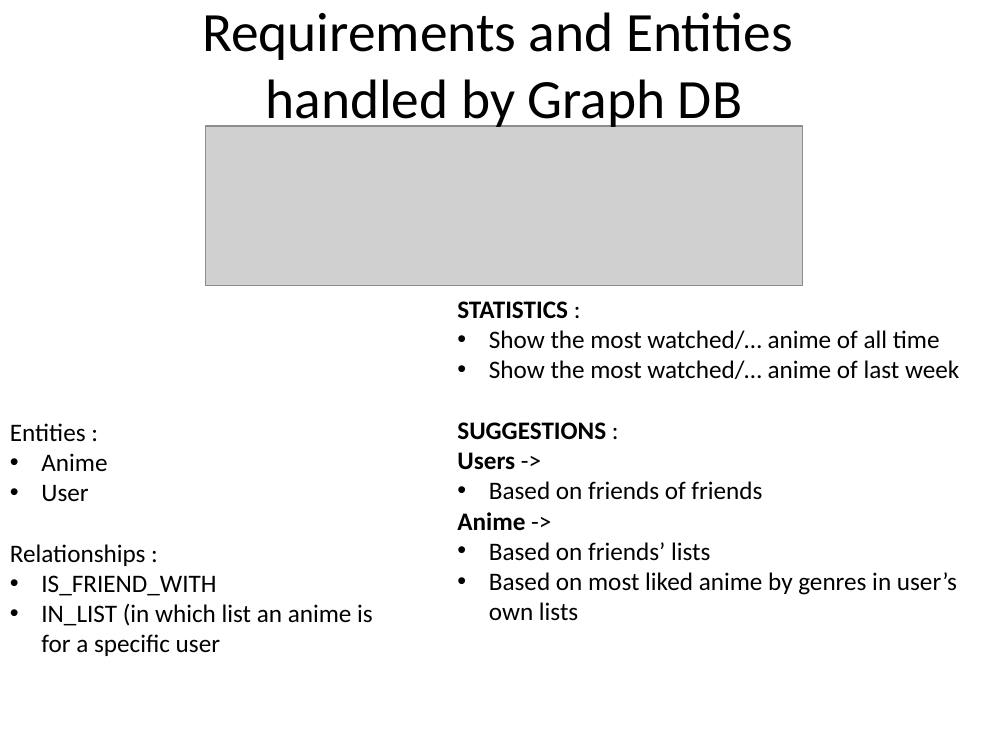
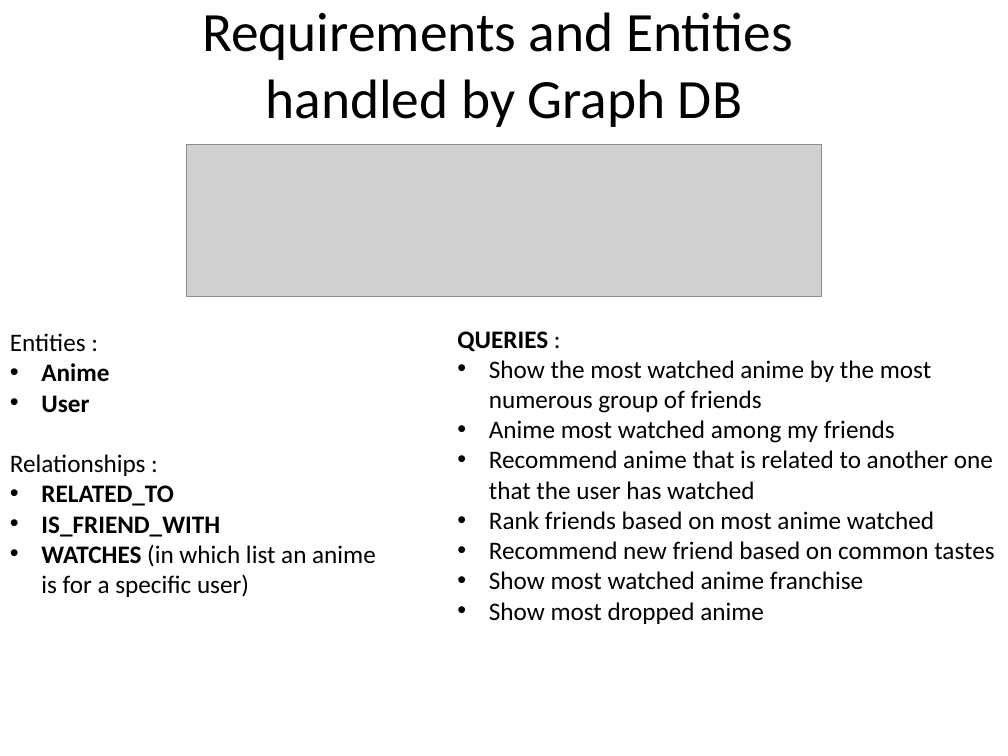
Before and after one commit to JacopoCarlon/LSMSDB_Project, a slide deck: slide 9 of 070_presentation/CarlonRiccardiElOurrak_ProjectDesignPresentation.pptx. Drawn at 1008x756 pixels with LibreOffice and Linux fonts; fonts in the diff are those of the drawing; grey boxes stand for pictures; background and template pictures are left out. Boxes give left, top, right and bottom in pixels: in the first picture for what was removed or moved away, otherwise in the second. Text is boxed around its words. In the diff, an @@ line names an element or a change of style, - is before the commit and + after.

```diff
--- a/070_presentation/CarlonRiccardiElOurrak_ProjectDesignPresentation.pptx
+++ b/070_presentation/CarlonRiccardiElOurrak_ProjectDesignPresentation.pptx
@@ picture: place and size @@
-picture at (206,126,802,285)
+picture at (186,144,823,296)
@@ text "Entities :": place and size @@
-text "Entities :" at (10,423,373,656)
+text "Entities :" at (10,333,376,597)
@@ text at (457,331,994,624): text changed @@
-STATISTICS :
-• Show the most watched/… anime of all time
-• Show the most watched/… anime of last week
-SUGGESTIONS :
-Users ->
-• Based on friends of friends
-Anime ->
-• Based on friends’ lists
-• Based on most liked anime by genres in user’s own lists
+QUERIES :
+• Show the most watched anime by the most numerous group of friends
+• Anime most watched among my friends
+• Recommend anime that is related to another one that the user has watched
+• Rank friends based on most anime watched
+• Recommend new friend based on common tastes
+• Show most watched anime franchise
+• Show most dropped anime
@@ text at (41,363,220,537): bold on in "Anime", "User", "IS_FRIEND_WITH" @@
@@ text at (41,485,173,506): paragraph added @@
+• RELATED_TO
@@ text at (41,544,376,597): text changed @@
-• IN_LIST (in which list an anime is for a specific user
+• WATCHES (in which list an anime is for a specific user)
```
Also in this commit, not shown: 5 other slides changed, 13 other files.
